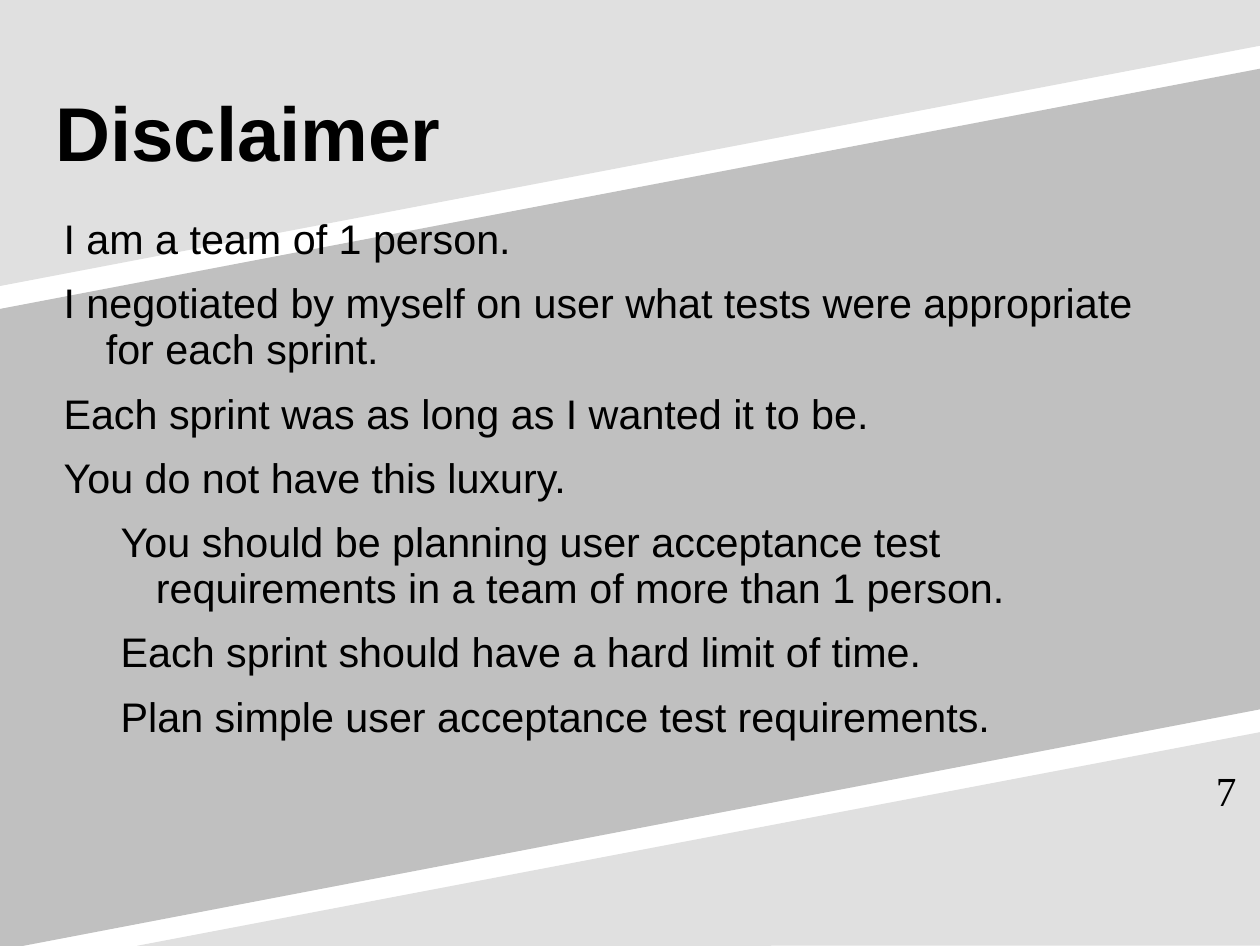
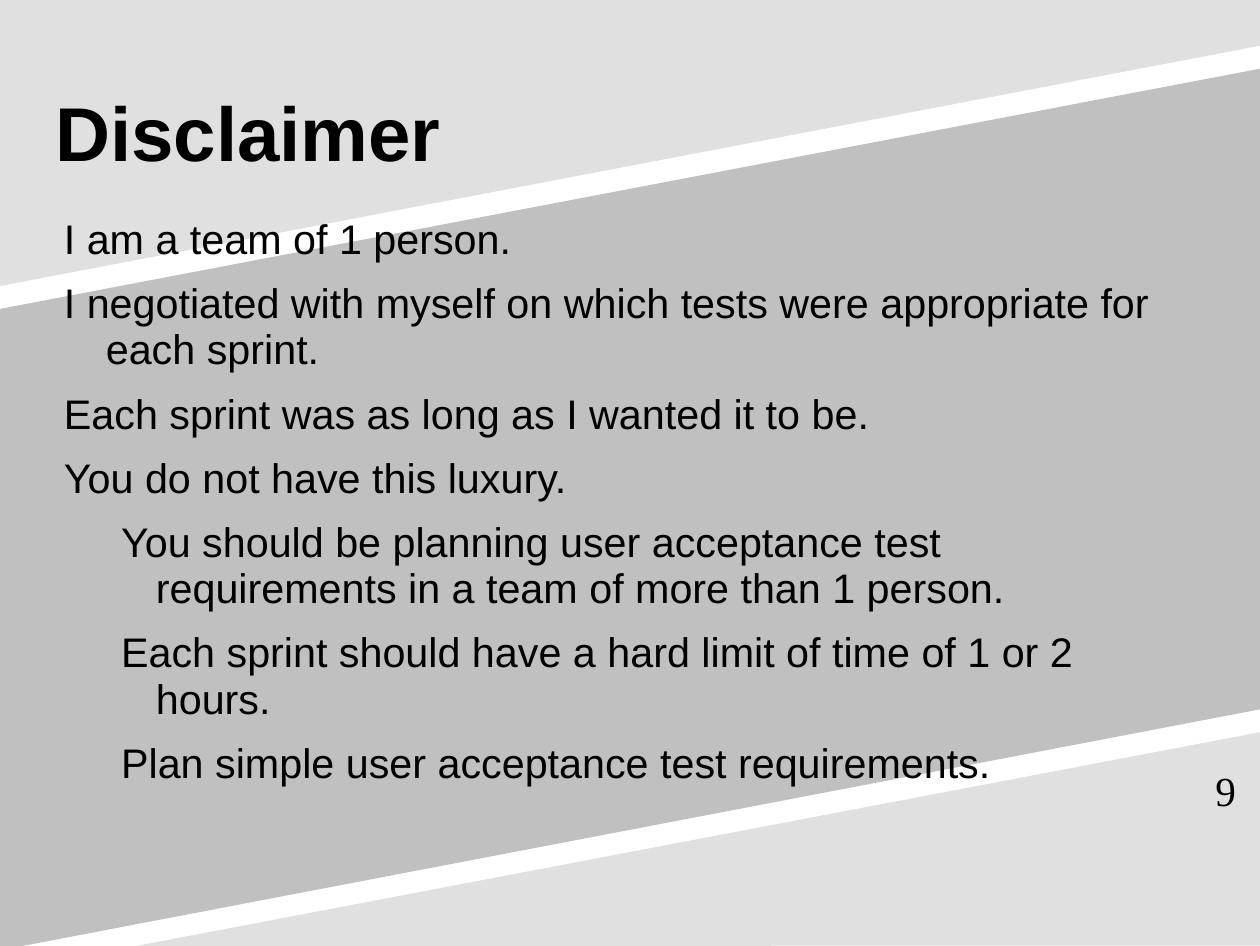
Before and after one commit to pcooke2002/accept_automated_behavior_dd, a slide deck: slide 9 of learning_agile_accept_auto_behavior_dd.ppt (slide 7 before the commit). Drawn at 1260x946 pixels with LibreOffice and Linux fonts; fonts in the diff are those of the drawing. Boxes give left, top, right and bottom in pixels: in the first picture for what was removed or moved away, otherwise in the second. Text is boxed around its words. In the diff, an @@ line names an element or a change of style, - is before the commit and + after.

Commit message:
update to slides

```diff
--- a/learning_agile_accept_auto_behavior_dd.ppt
+++ b/learning_agile_accept_auto_behavior_dd.ppt
@@ text at <box>64,285,1149,372</box>: text changed @@
-I negotiated by myself on user what tests were appropriate for each sprint.
+I negotiated with myself on which tests were appropriate for each sprint.
@@ text at <box>121,527,1005,786</box>: indent changed @@
@@ text at <box>121,637,1073,715</box>: text changed @@
-  Each sprint should have a hard limit of time.
+  Each sprint should have a hard limit of time of 1 or 2 hours.
@@ page number at <box>1215,778,1236,807</box>: text changed @@
-7
+9
```
Also in this commit, not shown: 2 other slides changed, 8 slides added.
